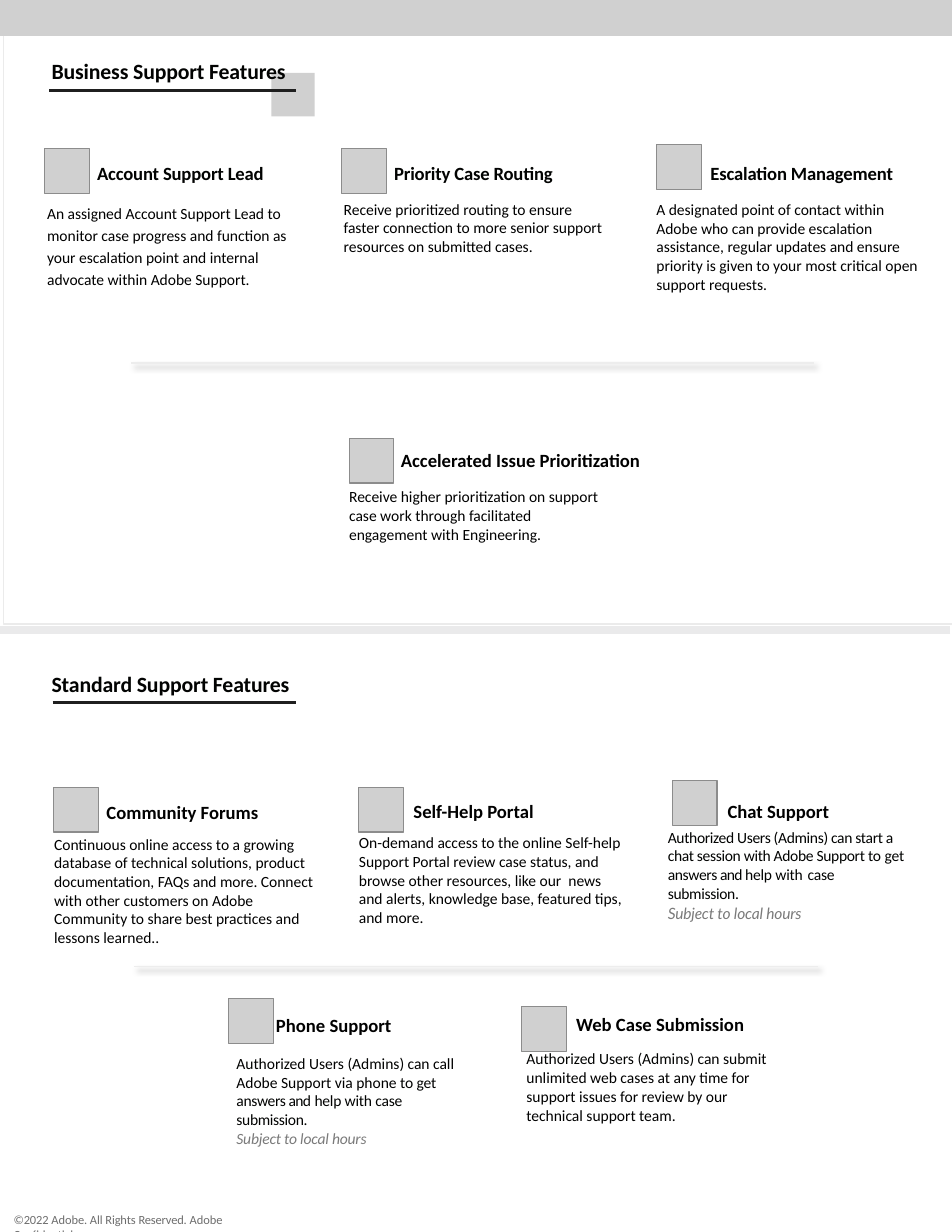
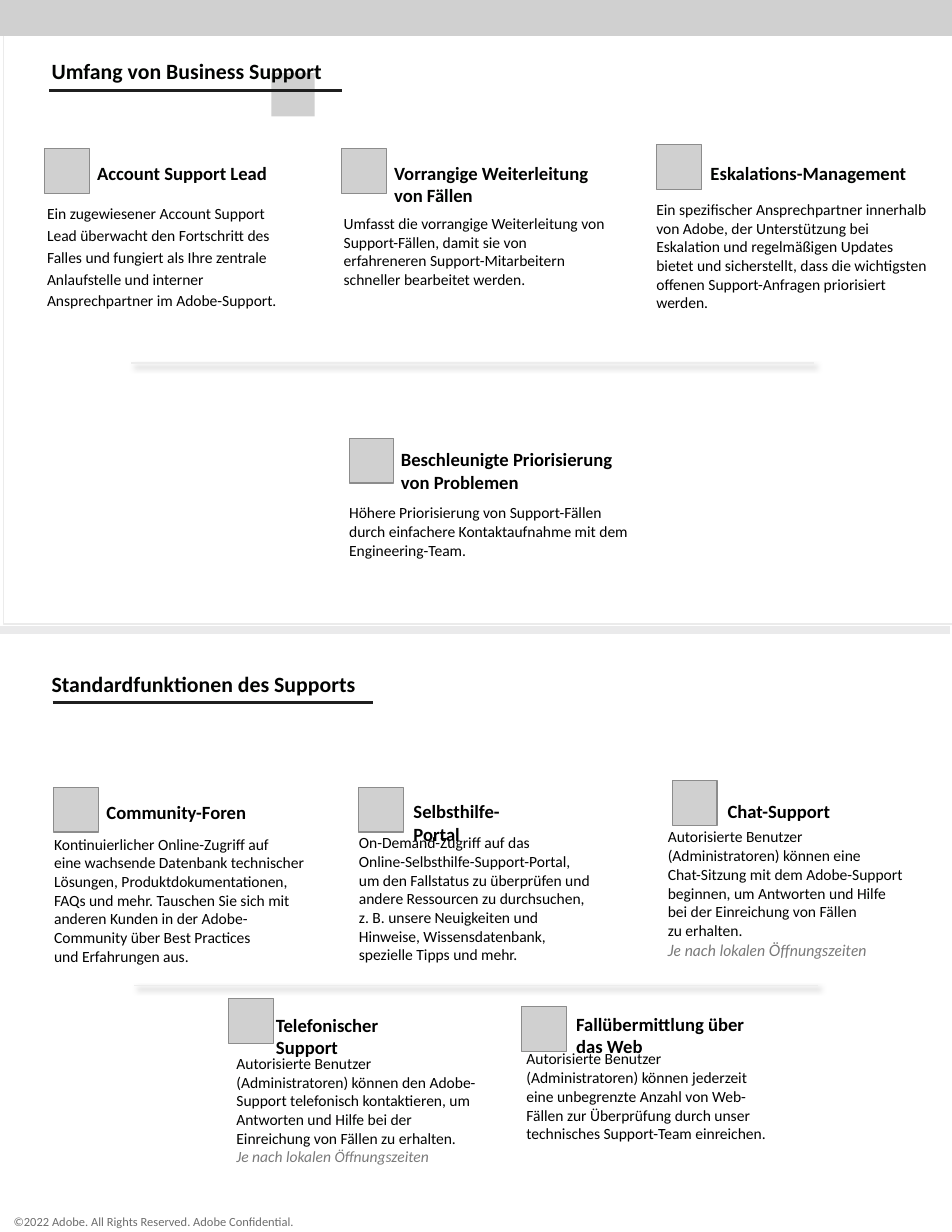
Before and after one commit to AdobeDocs/support-resources.de-DE, a slide deck: slide 2 of help/data-sheets/assets/DMeBusinessSupportDatasheet_2022.pptx. Drawn at 952x1232 pixels with LibreOffice and Linux fonts; fonts in the diff are those of the drawing; grey boxes stand for pictures. Boxes give left, top, right and bottom in pixels: in the first picture for what was removed or moved away, otherwise in the second. Text is boxed around its words. In the diff, an @@ line names an element or a change of style, - is before the commit and + after.

```diff
--- a/help/data-sheets/assets/DMeBusinessSupportDatasheet_2022.pptx
+++ b/help/data-sheets/assets/DMeBusinessSupportDatasheet_2022.pptx
@@ text at (52,61,321,86): text changed @@
-Business Support Features
+Umfang von Business Support
@@ freeform shape: place and size @@
-freeform shape at (49,91,296,91)
+freeform shape at (49,91,342,96)
@@ text "Account Support Lead" at (97,167,266,183): letter spacing -0.1 to 0 pt @@
@@ text at (394,167,588,202): text changed @@
-Priority Case Routing
+Vorrangige Weiterleitung
+von Fällen
@@ text at (710,167,906,183): text changed @@
-Escalation Management
+Eskalations-Management
@@ text at (47,208,276,309): text changed @@
-An assigned Account Support Lead to monitor case progress and function as your escalation point and internal advocate within Adobe Support.
+Ein zugewiesener Account Support Lead überwacht den Fortschritt des Falles und fungiert als Ihre zentrale Anlaufstelle und interner Ansprechpartner im Adobe-Support.
@@ text at (656,204,926,293): text changed @@
-A designated point of contact within Adobe who can provide escalation assistance, regular updates and ensure priority is given to your most critical open support requests.
+Ein spezifischer Ansprechpartner innerhalb von Adobe, der Unterstützung bei Eskalation und regelmäßigen Updates bietet und sicherstellt, dass die wichtigsten offenen Support-Anfragen priorisiert werden.
@@ text at (344,218,604,285): text changed @@
-Receive prioritized routing to ensure faster connection to more senior support resources on submitted cases.
+Umfasst die vorrangige Weiterleitung von Support-Fällen, damit sie von erfahreneren Support-Mitarbeitern schneller bearbeitet werden.
@@ text at (401,453,612,489): text changed @@
-Accelerated Issue Prioritization
+Beschleunigte Priorisierung von Problemen
@@ text at (349,507,627,559): text changed @@
-Receive higher prioritization on support case work through facilitated engagement with Engineering.
+Höhere Priorisierung von Support-Fällen durch einfachere Kontaktaufnahme mit dem Engineering-Team.
@@ text at (52,676,355,696): text changed @@
-Standard Support Features
+Standardfunktionen des Supports
@@ freeform shape: place and size @@
-freeform shape at (53,702,296,708)
+freeform shape at (53,702,373,708)
@@ text at (106,806,246,822): text changed @@
-Community Forums
+Community-Foren
@@ text at (413,805,499,847): text changed @@
-Self-Help Portal
+Selbsthilfe-Portal
@@ text at (728,805,830,821): text changed @@
-Chat Support
+Chat-Support
@@ text at (54,839,304,965): text changed @@
-Continuous online access to a growing database of technical solutions, product documentation, FAQs and more. Connect with other customers on Adobe Community to share best practices and lessons learned..
+Kontinuierlicher Online-Zugriff auf
+eine wachsende Datenbank technischer Lösungen, Produktdokumentationen, FAQs und mehr. Tauschen Sie sich mit anderen Kunden in der Adobe-Community über Best Practices
+und Erfahrungen aus.
@@ text at (359,835,589,963): text changed @@
-On-demand access to the online Self-help Support Portal review case status, and browse other resources, like our news and alerts, knowledge base, featured tips, and more.
+On-Demand-Zugriff auf das
+Online-Selbsthilfe-Support-Portal,
+um den Fallstatus zu überprüfen und andere Ressourcen zu durchsuchen,
+z. B. unsere Neuigkeiten und Hinweise, Wissensdatenbank, spezielle Tipps und mehr.
@@ text at (668,831,902,959): text changed @@
-Authorized Users (Admins) can start a chat session with Adobe Support to get answers and help with case submission.
-Subject to local hours
+Autorisierte Benutzer (Administratoren) können eine
+Chat-Sitzung mit dem Adobe-Support beginnen, um Antworten und Hilfe
+bei der Einreichung von Fällen
+zu erhalten.
+Je nach lokalen Öffnungszeiten
@@ freeform shape: place and size @@
-freeform shape at (134,962,817,967)
+freeform shape at (134,979,817,985)
@@ text at (276,1019,378,1060): text changed @@
-Phone Support
+Telefonischer Support
@@ text at (576,1018,744,1059): text changed @@
-Web Case Submission
+Fallübermittlung über das Web
@@ text at (236,1056,476,1165): text changed @@
-Authorized Users (Admins) can call Adobe Support via phone to get answers and help with case submission.
-Subject to local hours
+Autorisierte Benutzer (Administratoren) können den Adobe-Support telefonisch kontaktieren, um Antworten und Hilfe bei der Einreichung von Fällen zu erhalten.
+Je nach lokalen Öffnungszeiten
@@ text at (526,1051,765,1142): text changed @@
-Authorized Users (Admins) can submit unlimited web cases at any time for support issues for review by our technical support team.
+Autorisierte Benutzer (Administratoren) können jederzeit eine unbegrenzte Anzahl von Web-Fällen zur Überprüfung durch unser technisches Support-Team einreichen.
@@ text "©2022 Adobe. All Rights Reserved. ..." at (14,1217,293,1228): letter spacing -0.1 to 0 pt @@
```
Also in this commit, not shown: 2 other slides changed, 6 other files.
